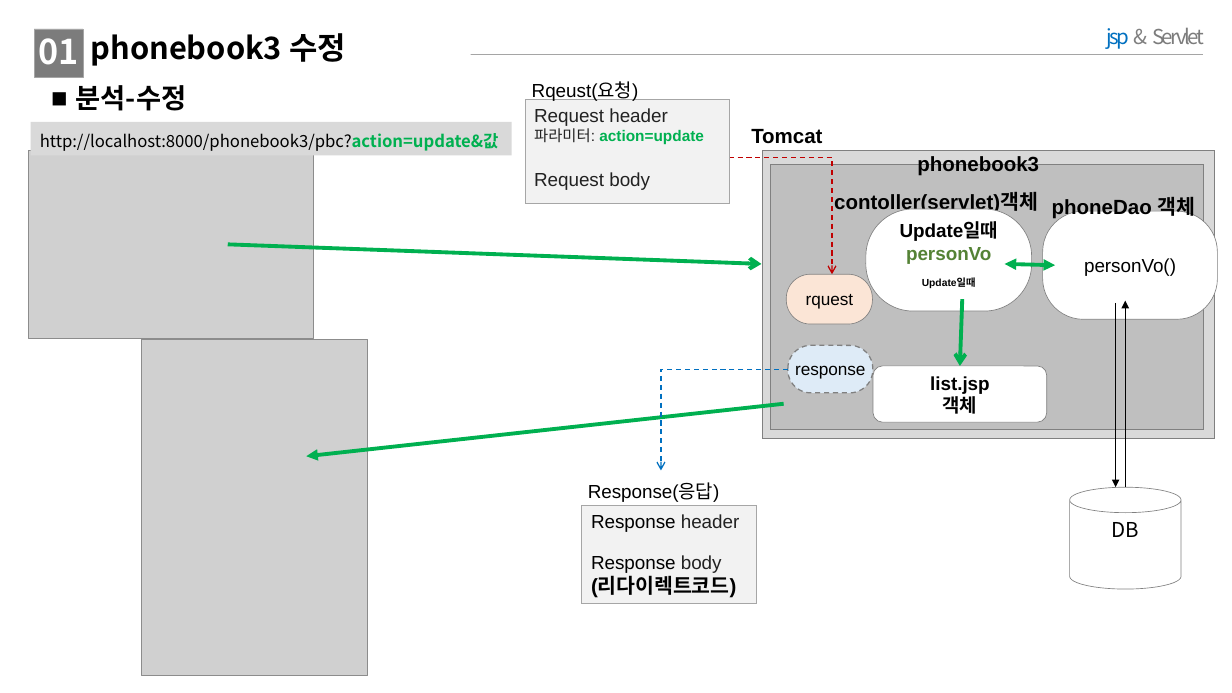
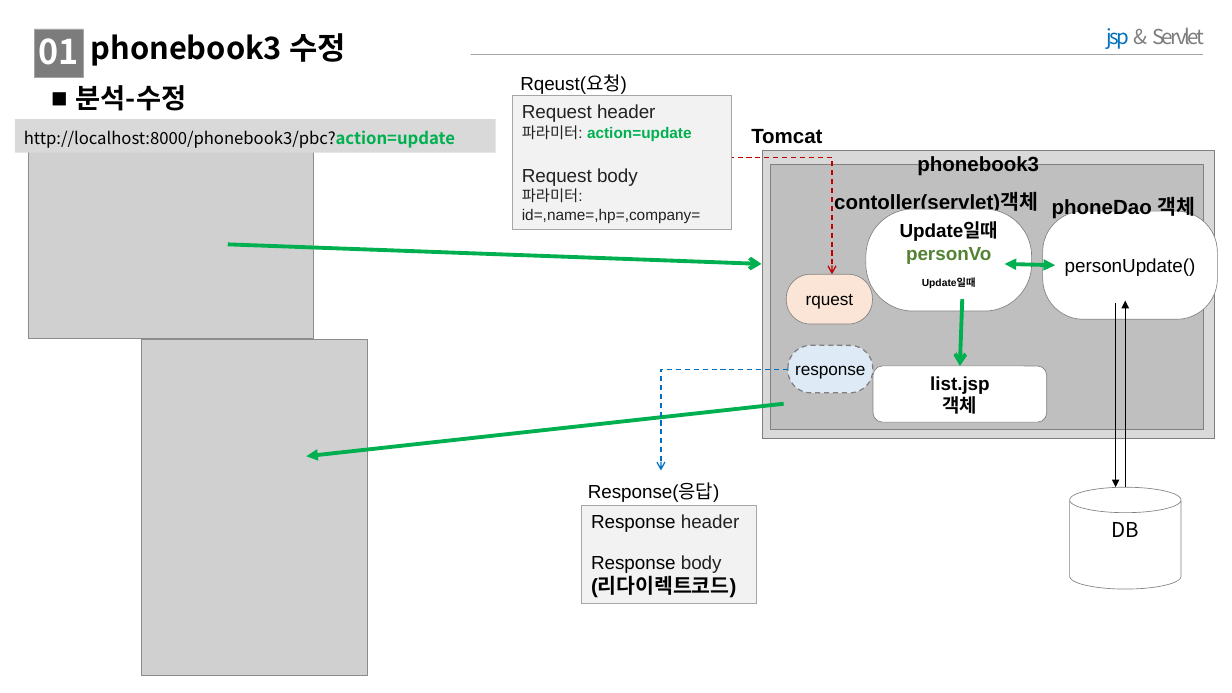
Before and after one commit to sonddokki/practice, a slide deck: slide 3 of phonebook3 삭제,수정폼,수정 그림.pptx. Drawn at 1232x693 pixels with LibreOffice and Linux fonts; fonts in the diff are those of the drawing; grey boxes stand for pictures. Boxes give left, top, right and bottom in pixels: in the first picture for what was removed or moved away, otherwise in the second. Text is boxed around its words. In the diff, an @@ line names an element or a change of style, - is before the commit and + after.

```diff
--- a/phonebook3 삭제,수정폼,수정 그림.pptx
+++ b/phonebook3 삭제,수정폼,수정 그림.pptx
@@ text "Rqeust(요청)": place and size @@
-text "Rqeust(요청)" at [532, 83, 639, 101]
+text "Rqeust(요청)" at [520, 75, 627, 94]
@@ rectangle "http://localhost:8000/phonebook3/pbc?action=update": place and size @@
-rectangle "http://localhost:8000/phonebook3/pbc?action=update" at [30, 122, 511, 155]
+rectangle "http://localhost:8000/phonebook3/pbc?action=update" at [15, 119, 495, 152]
@@ rectangle "Request header": place and size @@
-rectangle "Request header" at [525, 99, 730, 203]
+rectangle "Request header" at [513, 95, 732, 229]
@@ text in rectangle at [24, 130, 455, 148]: text changed @@
-http://localhost:8000/phonebook3/pbc?action=update&값
+http://localhost:8000/phonebook3/pbc?action=update
@@ text in rectangle at [522, 188, 701, 223]: paragraph added @@
+파라미터: id=,name=,hp=,company=
@@ text in rounded rectangle at [1065, 258, 1196, 276]: text changed @@
-personVo()
+personUpdate()
```
Also in this commit, not shown: 2 other slides changed, 9 other files.
